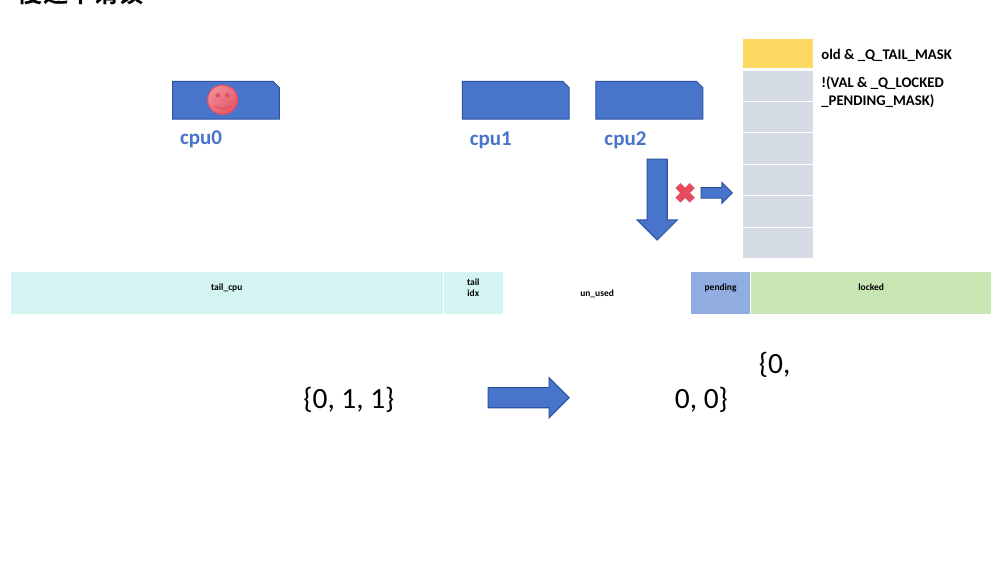
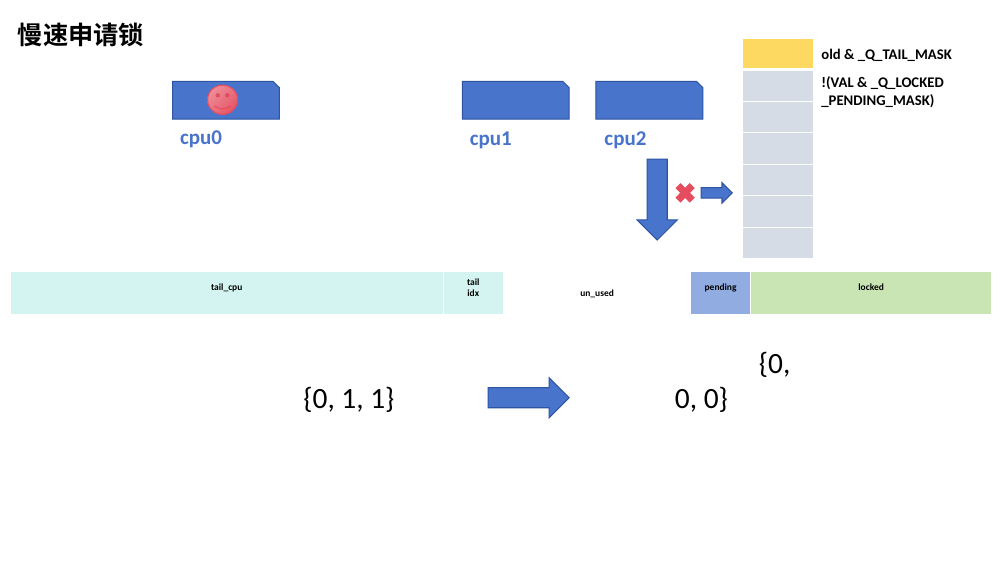
Before and after one commit to GoKo-Son626/spinlock, a slide deck: slide 6 of qspinlock.pptx. Drawn at 1008x567 pixels with LibreOffice and Linux fonts; fonts in the diff are those of the drawing. Boxes give left, top, right and bottom in pixels: in the first picture for what was removed or moved away, otherwise in the second. Text is boxed around its words. In the diff, an @@ line names an element or a change of style, - is before the commit and + after.

```diff
--- a/qspinlock.pptx
+++ b/qspinlock.pptx
@@ text "慢速申请锁" rewrapped from <box>18,0,144,5</box> to <box>18,22,144,47</box> @@
```
Also in this commit, not shown: 2 other slides changed.
